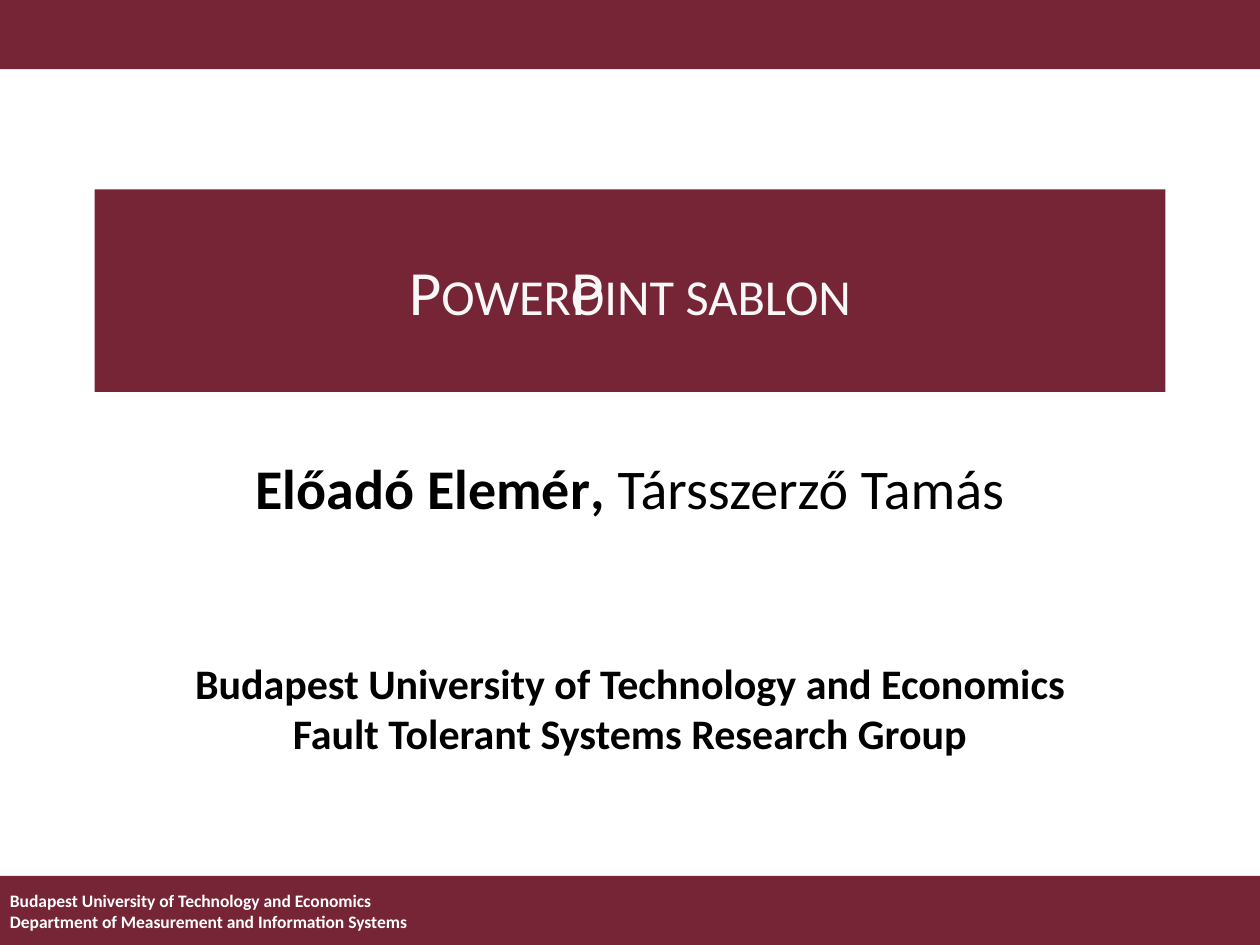
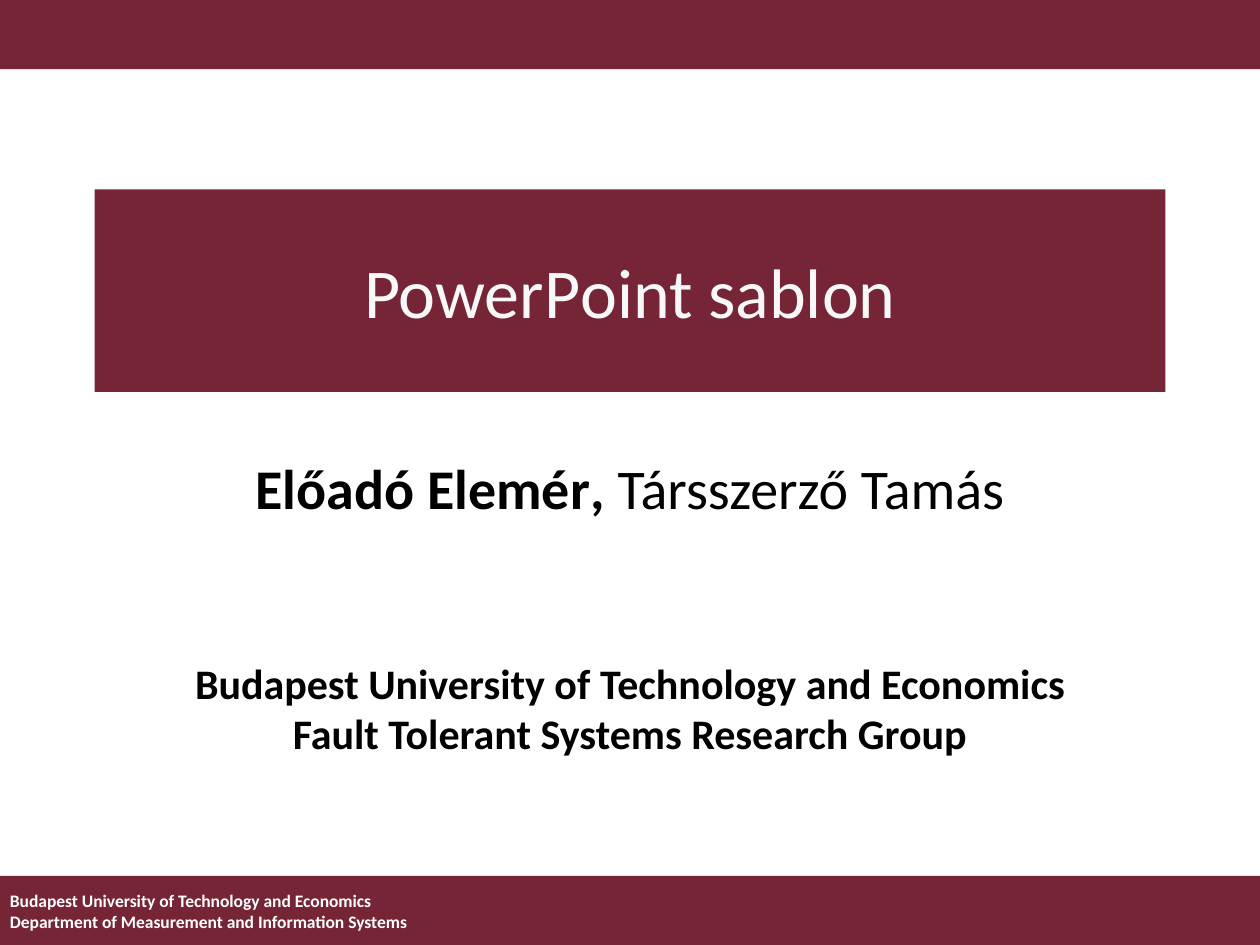
Before and after one commit to ftsrg/templates, a slide deck: slide 1 of templates/ftsrg-presentation.pptx. Drawn at 1260x945 pixels with LibreOffice and Linux fonts; fonts in the diff are those of the drawing; background and template pictures are left out. Boxes give left, top, right and bottom in pixels: in the first picture for what was removed or moved away, otherwise in the second. Text is boxed around its words. In the diff, an @@ line names an element or a change of style, - is before the commit and + after.

Commit message:
Update of colour scheme

```diff
--- a/templates/ftsrg-presentation.pptx
+++ b/templates/ftsrg-presentation.pptx
@@ title "PowerPoint sablon" at (94,189,1166,392): size 36 to 40 pt, small capitals off @@
```
Also in this commit, not shown: 1 other slide changed.
